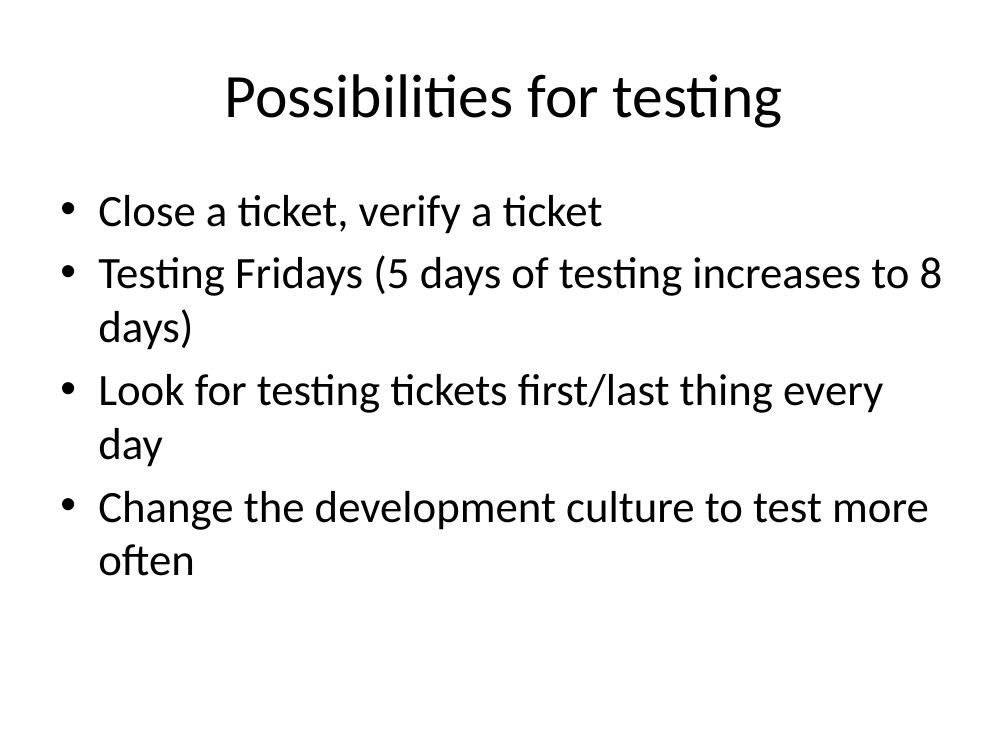
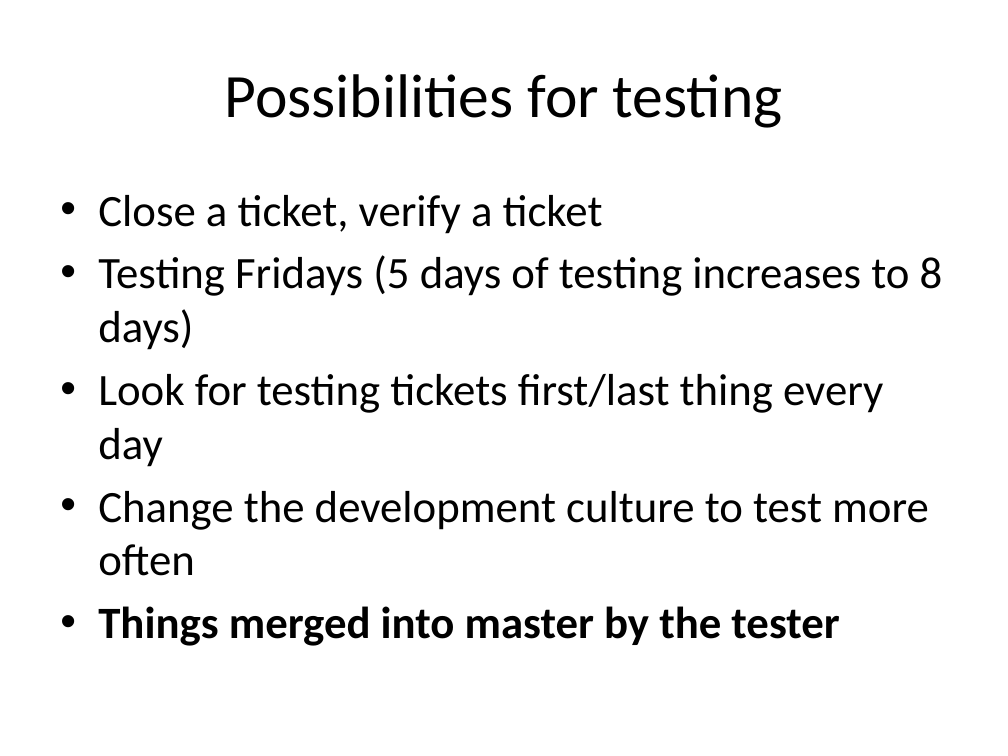
Before and after one commit to mantidproject/documents, a slide deck: slide 14 of Presentations/DevMeeting20120208_stablemaster.pptx. Drawn at 1008x756 pixels with LibreOffice and Linux fonts; fonts in the diff are those of the drawing. Boxes give left, top, right and bottom in pixels: in the first picture for what was removed or moved away, otherwise in the second. Text is boxed around its words. In the diff, an @@ line names an element or a change of style, - is before the commit and + after.

```diff
--- a/Presentations/DevMeeting20120208_stablemaster.pptx
+++ b/Presentations/DevMeeting20120208_stablemaster.pptx
@@ text at [98,606,839,646]: paragraph added @@
+• Things merged into master by the tester
```
Also in this commit, not shown: 2 other slides changed, 1 slide removed.
